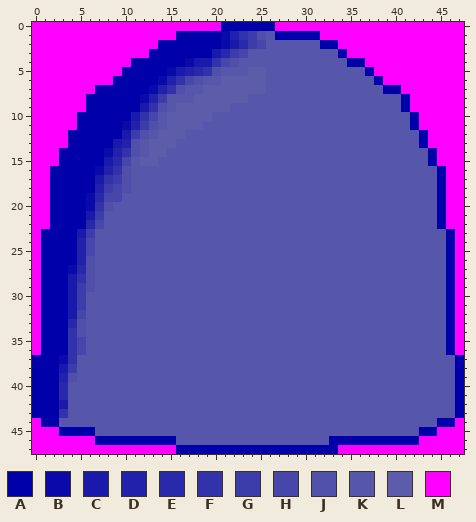
File history of a pixel-art sprite, images/odyssey/blueshield.png. This is how it looked before the edit.
The file is 48x48 pixels. Colours within 5 levels of each other are drawn and written as one.
Palette (. is transparent): A #0000ab  B #0a0aab  C #1919ab  D #2121ab  E #2828ab  F #3232ab  G #3c3cab  H #4747ab  J #5050ab  K #5656ab  L #5c5cab  M #ff00ff
New version:
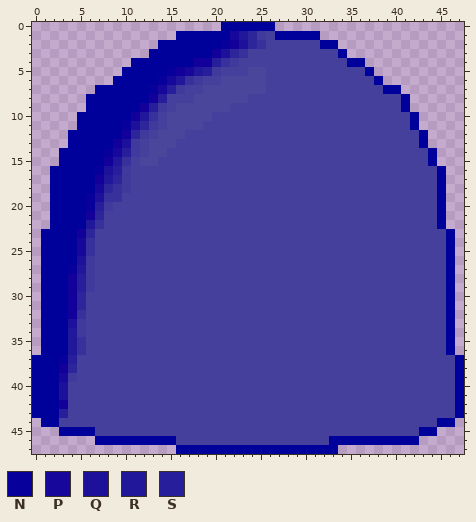
Colours new in this view: N #08009b  P #18079b  Q #1d119b  R #21179b  S #271e9b
Changes in this commit:
colour A: #0000ab -> #00009b
colour C: #1919ab -> #13009b
colour G: #3c3cab -> #2d269b
colour H: #4747ab -> #37319b
colour J: #5050ab -> #3f3a9b
colour K: #5656ab -> #44409b
colour L: #5c5cab -> #49469b
Changed rows in their new state; - is a pixel that keeps its letter.
first column x 0:
 0 .....................------.....................
 1 ................-----APR--------................
 2 ..............-------N-Q----------..............
 3 .............--------Q-------------.............
 4 ...........------A--S----------------...........
 5 ..........-----N-PRS------------------..........
 6 .........-----NPR----------------------.........
 7 .......------NPS-------------------------.......
 8 ......------ACS---------------------------......
 9 ......-------S----------------------------......
10 .....-------R------------------------------.....
11 .....-----NQ-------------------------------.....
12 ....----------------------------------------....
13 ....------Q---------------------------------....
14 ...-----NPS----------------------------------...
15 ...------R-----------------------------------...
16 ..-----NQS------------------------------------..
17 ..------R-------------------------------------..
18 ..-----P--------------------------------------..
19 ..----NQ--------------------------------------..
20 ..----NS--------------------------------------..
21 ..--------------------------------------------..
22 ..----R---------------------------------------..
23 .----------------------------------------------.
24 .----P-----------------------------------------.
25 .----P-----------------------------------------.
26 .----Q-----------------------------------------.
27 .---NR-----------------------------------------.
28 .----S-----------------------------------------.
29 .----S-----------------------------------------.
30 .----------------------------------------------.
31 .----------------------------------------------.
32 .----------------------------------------------.
33 .---Q------------------------------------------.
34 .---R------------------------------------------.
35 .---R------------------------------------------.
36 .---R------------------------------------------.
37 ---NS-------------------------------------------
39 ---P--------------------------------------------
40 ---Q--------------------------------------------
41 ---Q--------------------------------------------
43 ---S--------------------------------------------
44 .----------------------------------------------.
45 ...------------------------------------------...
46 .......------------------------------------.....
47 ................------------------..............
